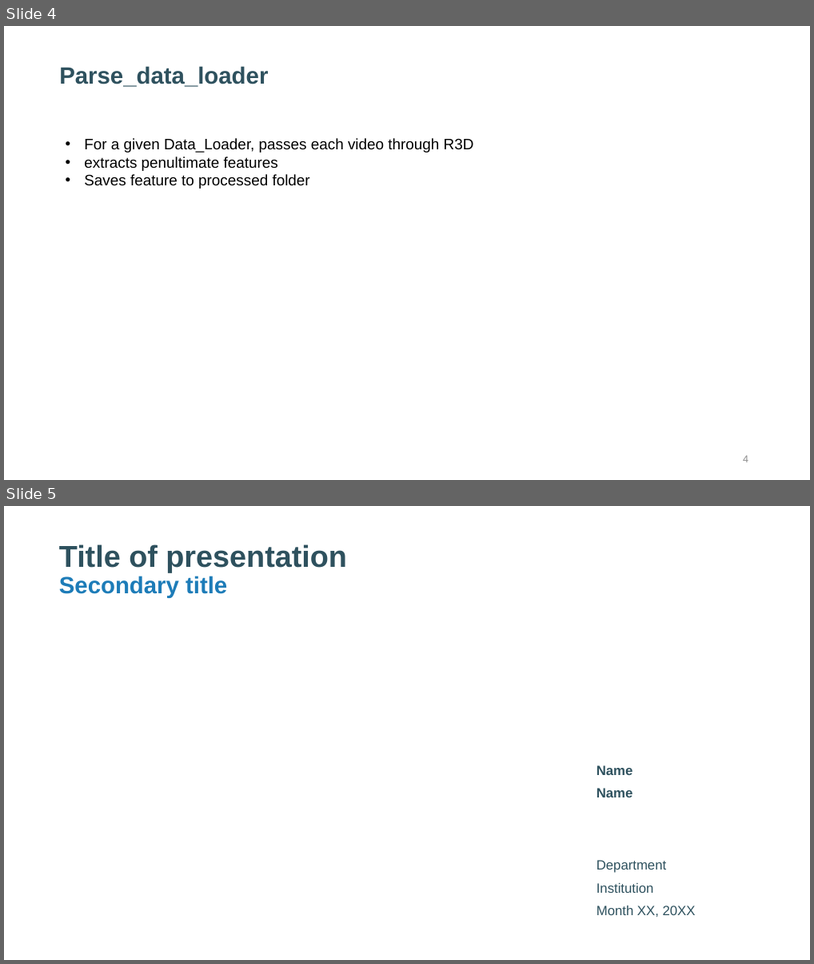
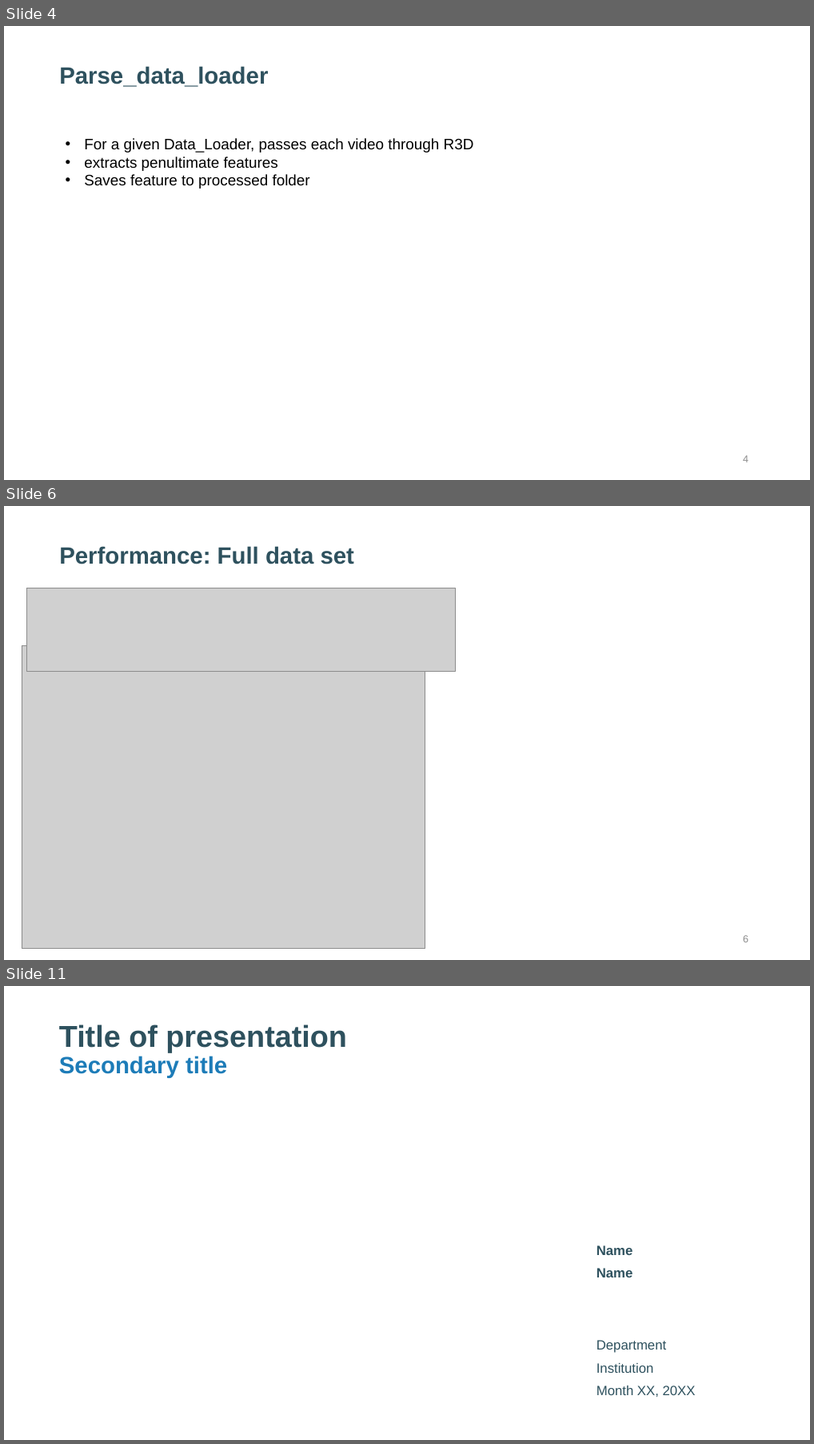
Before and after one commit to karthik111/video_anomaly_detection, a slide deck: docs/Video Anomaly Detection – Design Notes.pptx. Shown one above the other, each under a label of ours: slides 4 and 5 before the commit, slides 4, 6 and 11 after it; the slides between them are not shown. The pictures are 814x964 and 814x1444 pixels, drawn with LibreOffice and Linux fonts; fonts in the diff are those of the drawing; grey boxes stand for pictures. Boxes give left, top, right and bottom in pixels: in the first picture for what was removed or moved away, otherwise in the second. Text is boxed around its words. In the diff, an @@ line names an element or a change of style, - is before the commit and + after.

```diff
--- a/docs/Video Anomaly Detection – Design Notes.pptx
+++ b/docs/Video Anomaly Detection – Design Notes.pptx
@@ slide 6 added at (4,506,810,960), background #FFFFFF @@
@@ title added at (59,546,354,564), 28 pt, text #2E515E, bold @@
+Performance: Full data set
@@ picture added at (27,588,456,671) @@
@@ picture added at (22,646,425,948) @@
@@ page number added at (743,935,749,942), 12 pt, text #8C8C8C @@
+6
@@ what was slide 5 is now slide 11 @@
```
Also in this commit, not shown: 5 other slides added, 10 other files.
